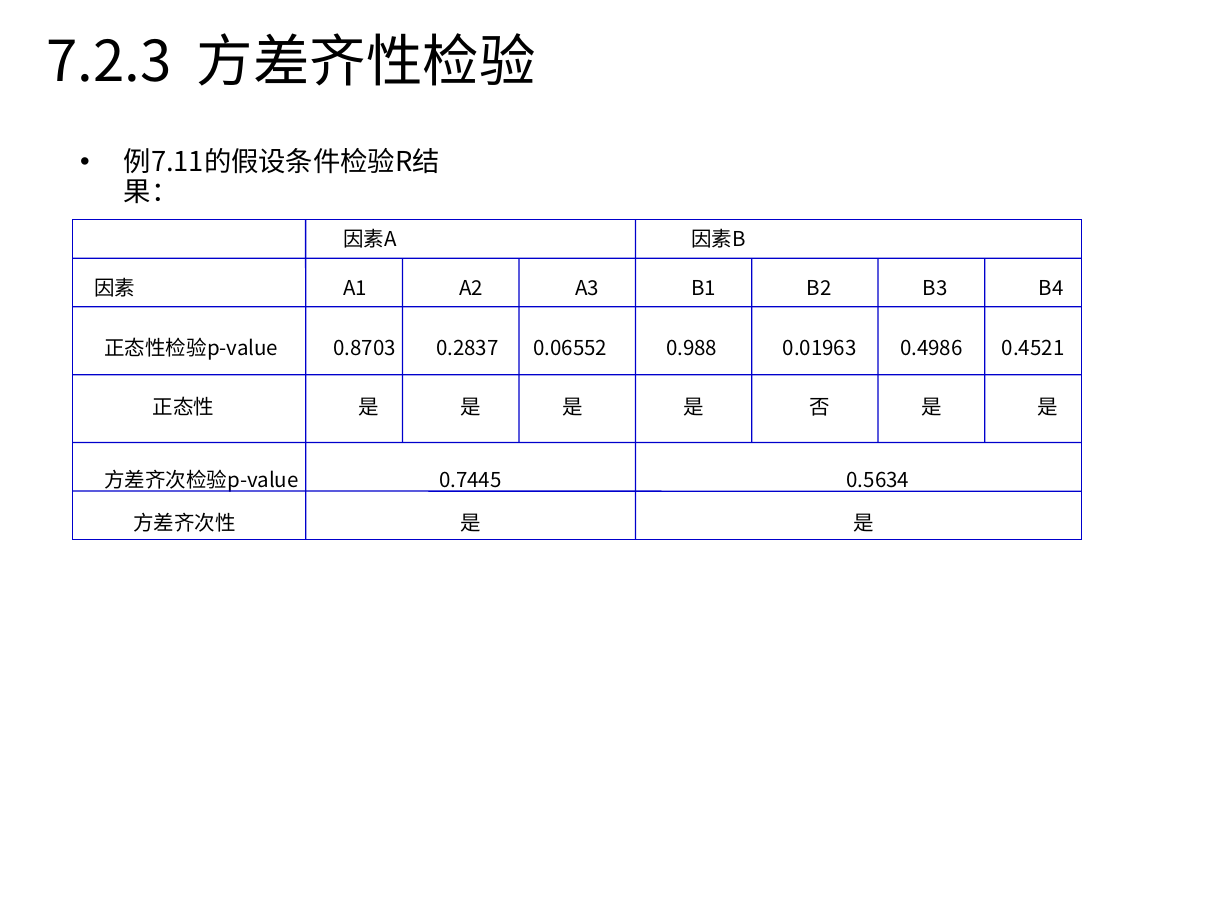
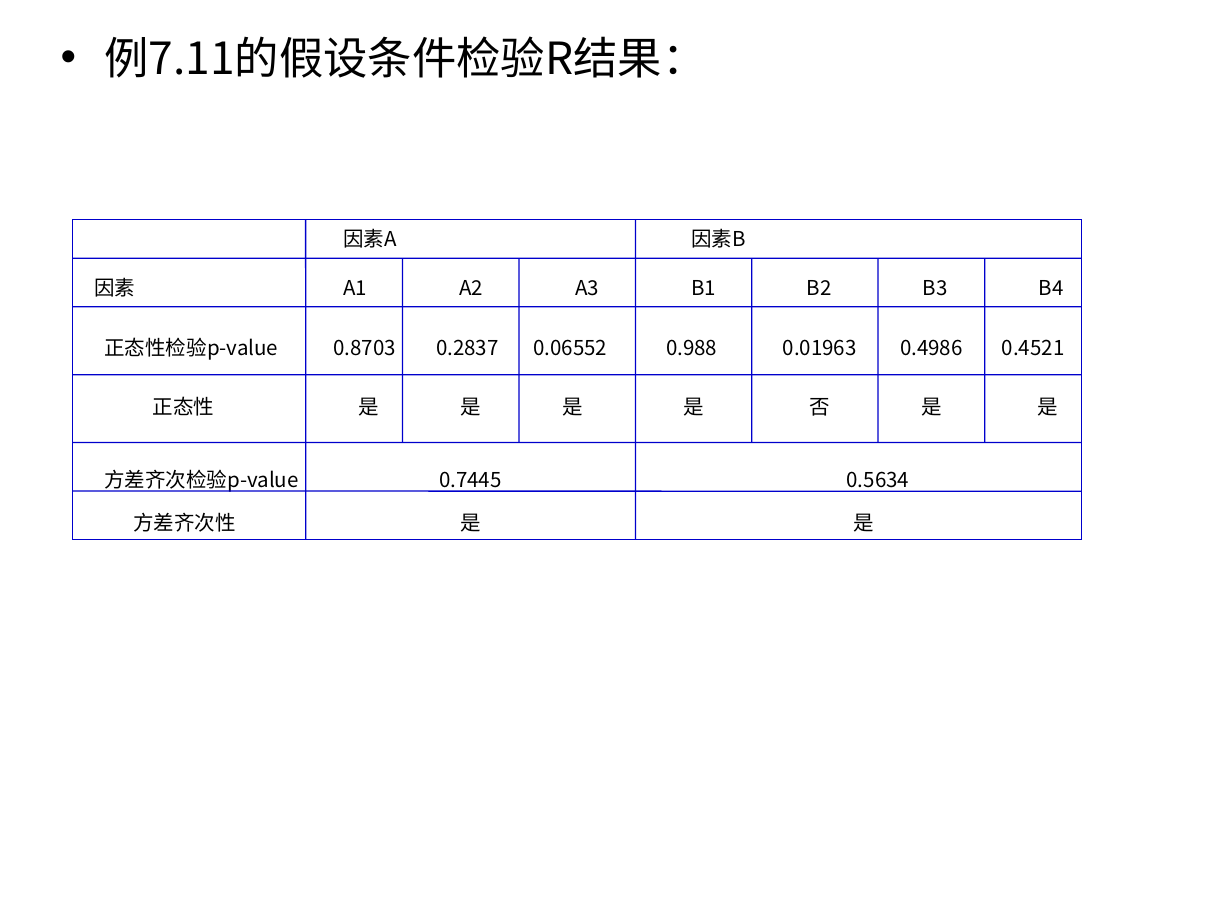
Before and after one commit to shfkuang/shfkuang.github.io, a slide deck: slide 19 of sc2019/scch73.ppt (slide 11 before the commit). Drawn at 1232x924 pixels with LibreOffice and Linux fonts; fonts in the diff are those of the drawing. Boxes give left, top, right and bottom in pixels: in the first picture for what was removed or moved away, otherwise in the second. Text is boxed around its words. In the diff, an @@ line names an element or a change of style, - is before the commit and + after.

```diff
--- a/sc2019/scch73.ppt
+++ b/sc2019/scch73.ppt
@@ text "例7.11的假设条件检验R结果：": place and size @@
-text "例7.11的假设条件检验R结果：" at <box>124,148,440,174</box>
+text "例7.11的假设条件检验R结果：" at <box>104,36,706,78</box>
@@ text "例7.11的假设条件检验R结果：" at <box>104,36,706,78</box>: size 16 to 25.9 pt; line spacing 0.9 to 0.8 @@
@@ title removed at <box>46,33,536,86</box> @@
-7.2.3 方差齐性检验
```
Also in this commit, not shown: 1 other slide changed, 8 slides added, 3 slides removed, 3 other files.
